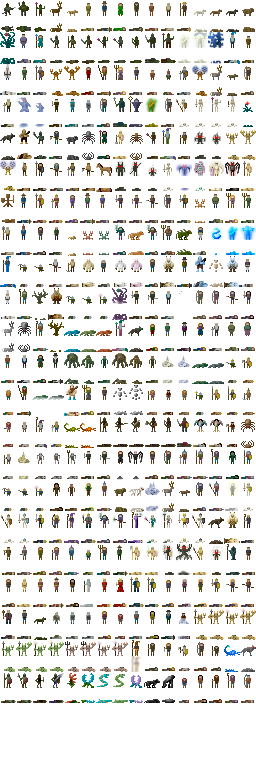
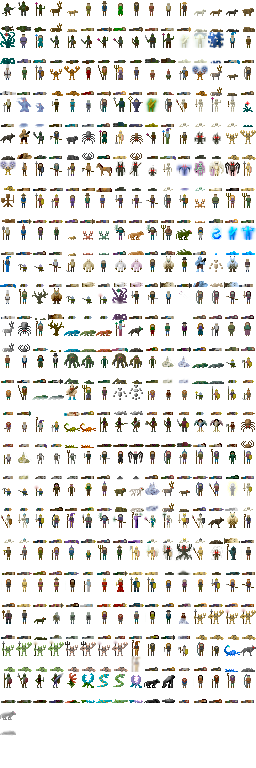
Layered file, before and after one edit (256x768). Changes by layer:
painted on "Background" over box(0, 711, 16, 736)
